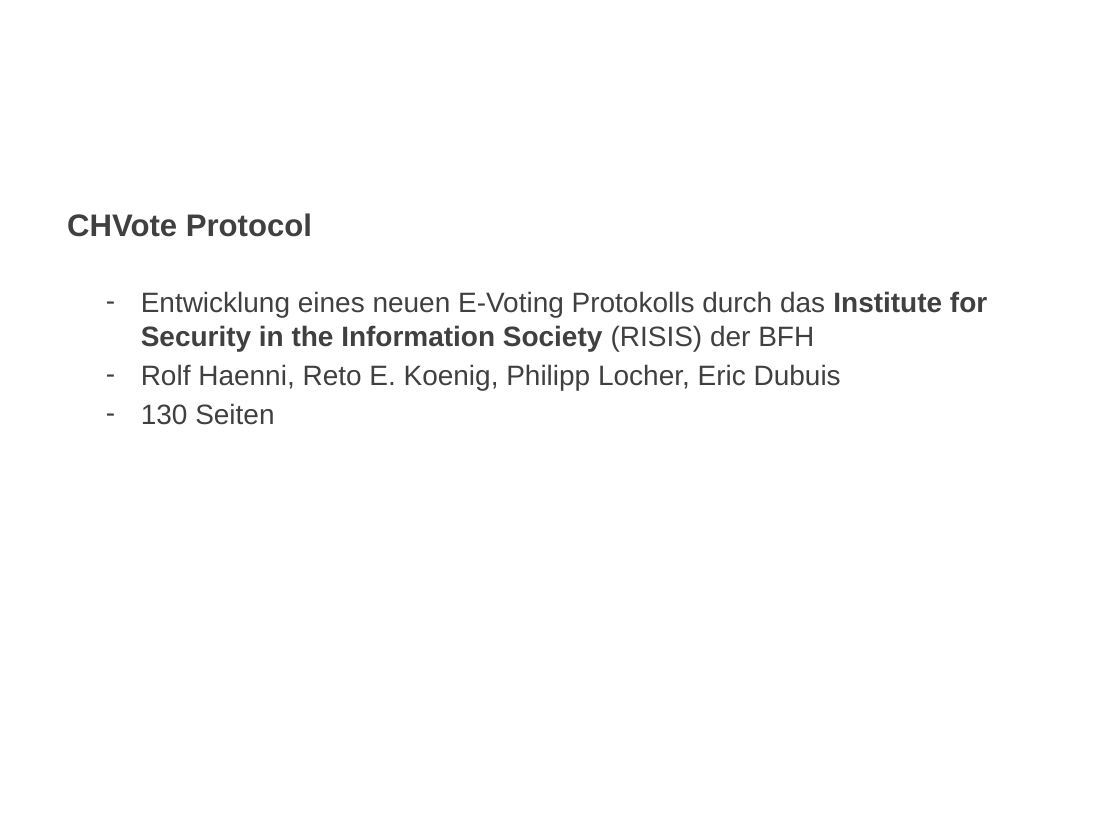
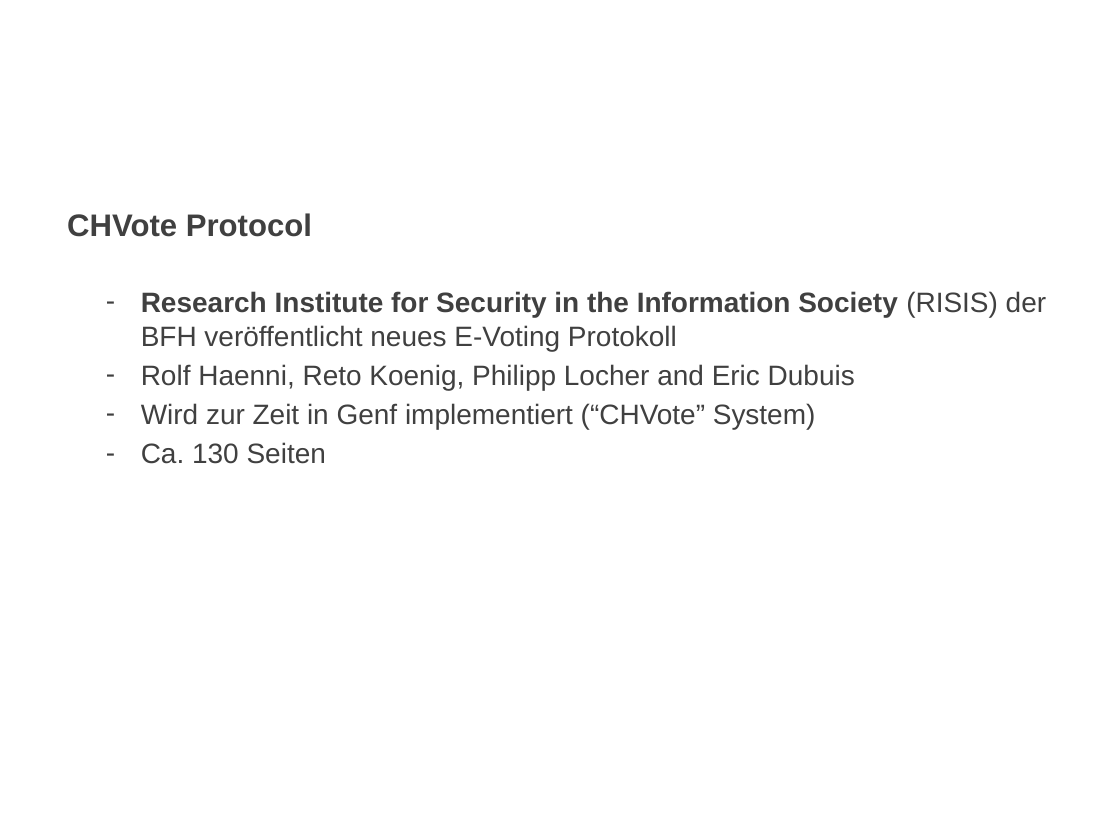
Before and after one commit to nextgenevoting/visualizer, a slide deck: slide 3 of docs/Presentation.pptx. Drawn at 1120x840 pixels with LibreOffice and Linux fonts; fonts in the diff are those of the drawing; background and template pictures are left out. Boxes give left, top, right and bottom in pixels: in the first picture for what was removed or moved away, otherwise in the second. Text is boxed around its words. In the diff, an @@ line names an element or a change of style, - is before the commit and + after.

```diff
--- a/docs/Presentation.pptx
+++ b/docs/Presentation.pptx
@@ text at box(141, 291, 1046, 464): text changed @@
-– Entwicklung eines neuen E-Voting Protokolls durch das Institute for Security in the Information Society (RISIS) der BFH
-– Rolf Haenni, Reto E. Koenig, Philipp Locher, Eric Dubuis
-– 130 Seiten
+– Research Institute for Security in the Information Society (RISIS) der BFH veröffentlicht neues E-Voting Protokoll
+– Rolf Haenni, Reto Koenig, Philipp Locher and Eric Dubuis
+– Wird zur Zeit in Genf implementiert (“CHVote” System)
+– Ca. 130 Seiten
```
Also in this commit, not shown: 3 other slides changed, 12 other files.
